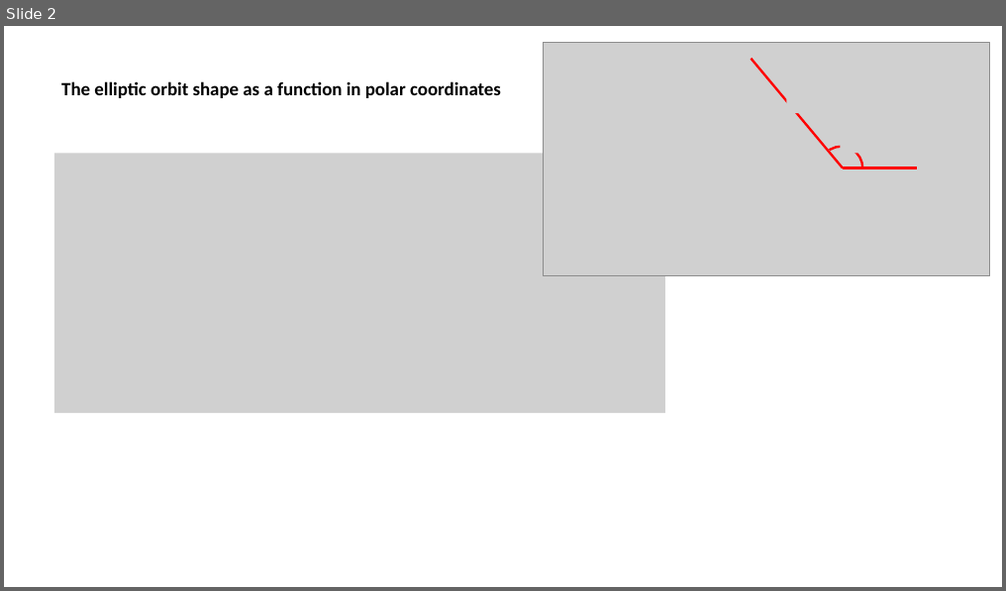
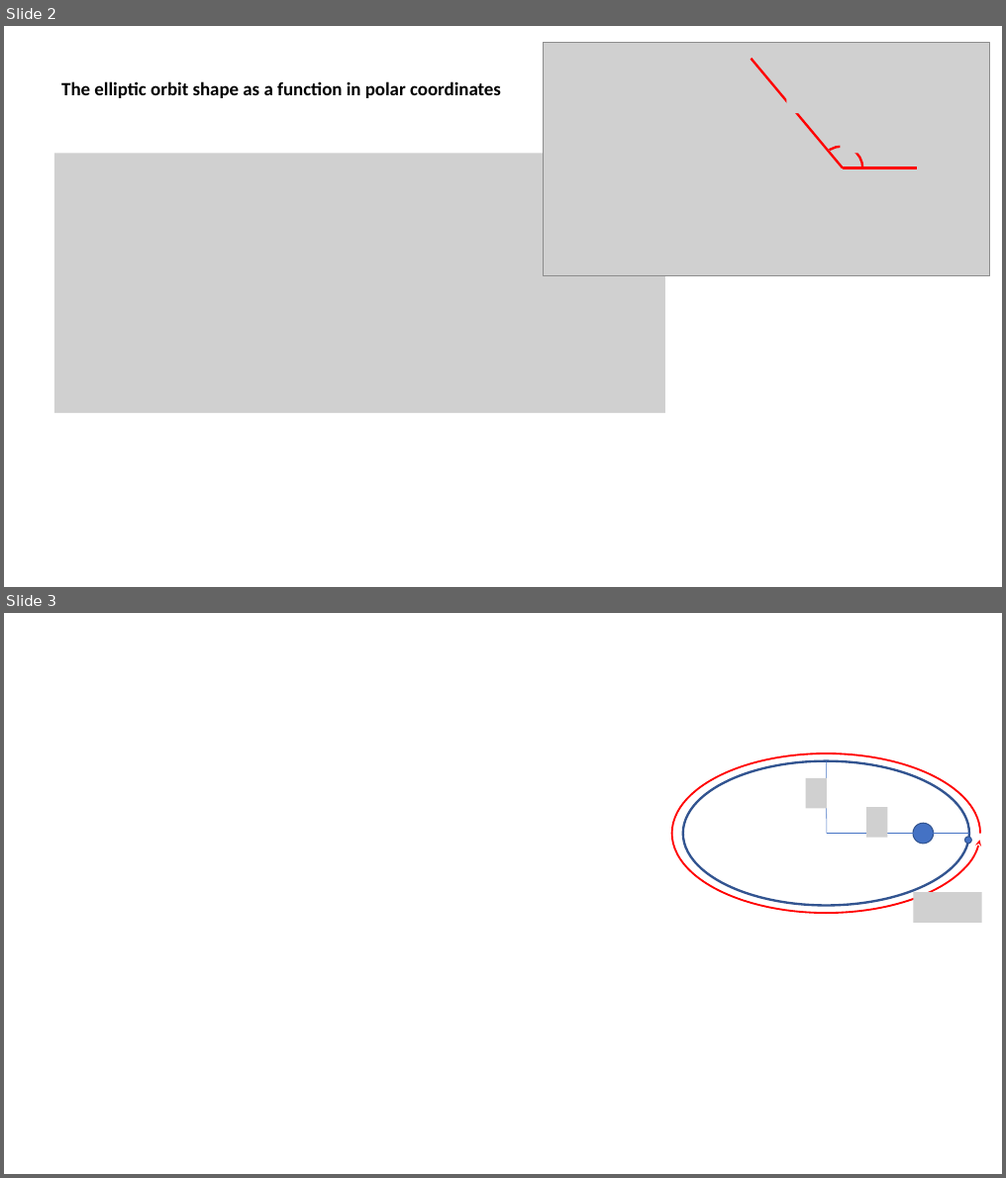
Before and after one commit to tibet1987/galaxySpeed, a slide deck: docu_and_plots/thoughts_and_revelations_during_this_project.pptx. Shown one above the other, each under a label of ours: slide 2 before the commit, slides 2 and 3 after it. The pictures are 1006x591 and 1006x1178 pixels, drawn with LibreOffice and Linux fonts; fonts in the diff are those of the drawing; grey boxes stand for pictures. Boxes give left, top, right and bottom in pixels: in the first picture for what was removed or moved away, otherwise in the second. Text is boxed around its words. In the diff, an @@ line names an element or a change of style, - is before the commit and + after.

```diff
--- a/docu_and_plots/thoughts_and_revelations_during_this_project.pptx
+++ b/docu_and_plots/thoughts_and_revelations_during_this_project.pptx
@@ slide 3 added at (4, 613, 1002, 1174), background #FFFFFF @@
@@ arc (boxed as its full ellipse) added at (672, 754, 980, 913), outline #FF0000 1.75 pt @@
@@ ellipse added at (683, 761, 969, 906), outline #325491 2.25 pt @@
@@ picture added at (806, 778, 827, 808) @@
@@ line added from (826, 761) to (827, 833), #4472C4 0.5 pt @@
@@ picture added at (866, 807, 887, 837) @@
@@ line added from (827, 833) to (969, 833), #4472C4 0.5 pt @@
@@ ellipse added at (913, 823, 933, 844), fill #4472C4, outline #325491 1 pt @@
@@ ellipse added at (965, 837, 972, 844), fill #4472C4, outline #325491 1 pt @@
@@ picture added at (914, 892, 982, 922) @@
```
Also in this commit, not shown: 1 slide changed, 1 slide removed.
